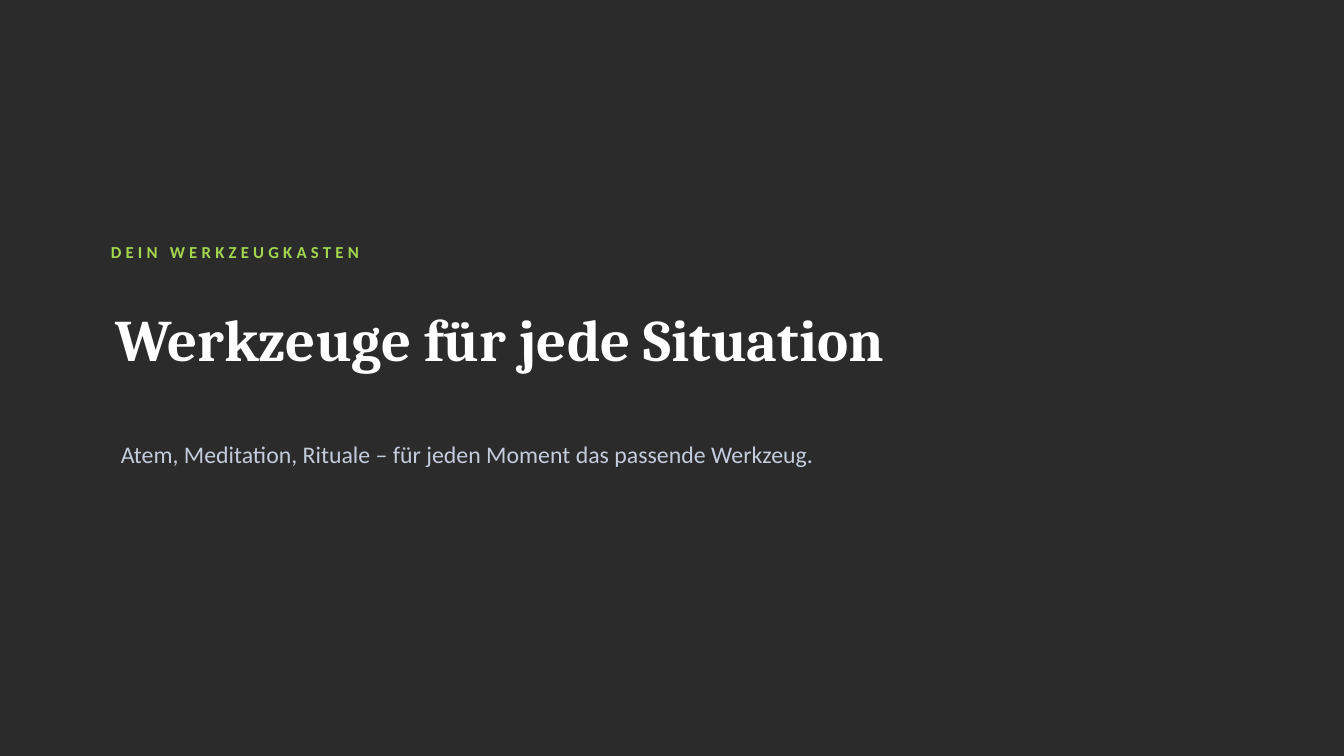
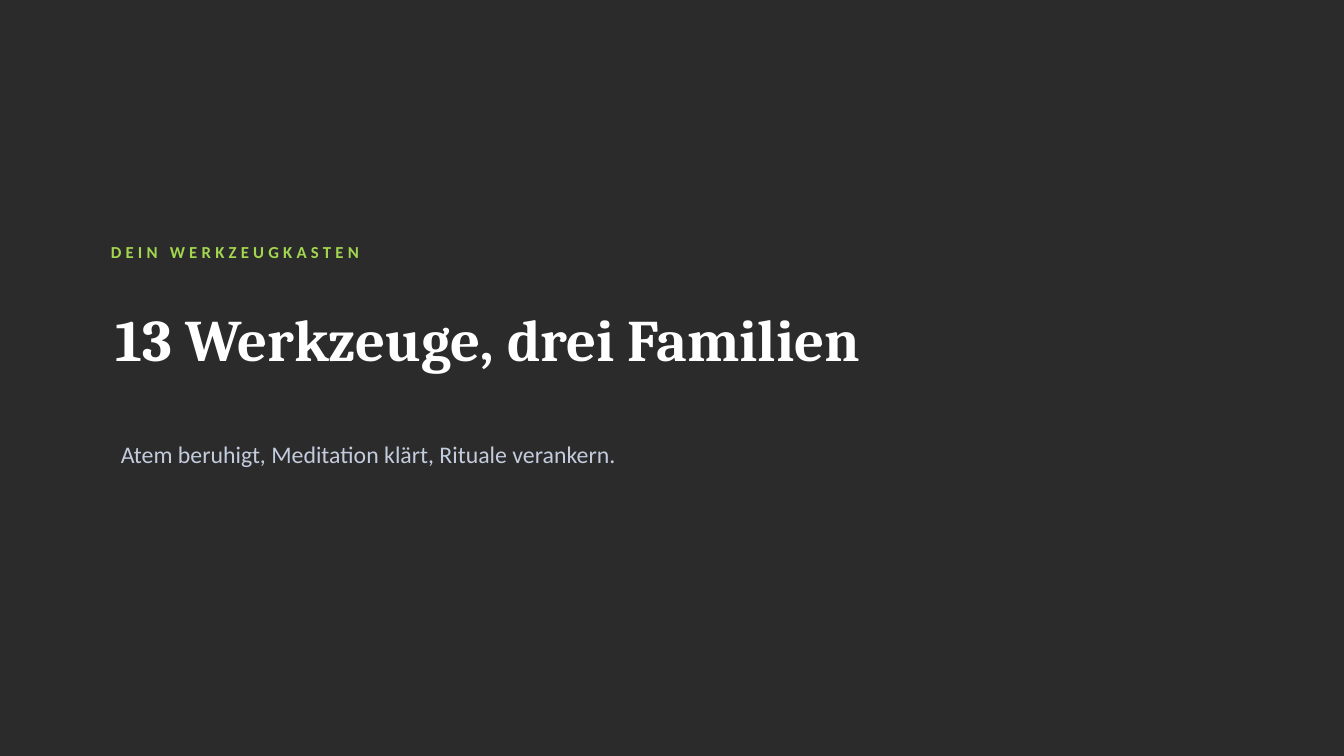
Before and after one commit to Heiko888/werdemeisterdeinergedanken, a slide deck: slide 6 of docs/workshop/praxis/WMDG-Workshop-Praxis-Werkzeugkasten.pptx. Drawn at 1344x756 pixels with LibreOffice and Linux fonts; fonts in the diff are those of the drawing; background and template pictures are left out; a plain dark background stands for a picture behind light text. Boxes give left, top, right and bottom in pixels: in the first picture for what was removed or moved away, otherwise in the second. Text is boxed around its words. In the diff, an @@ line names an element or a change of style, - is before the commit and + after.

```diff
--- a/docs/workshop/praxis/WMDG-Workshop-Praxis-Werkzeugkasten.pptx
+++ b/docs/workshop/praxis/WMDG-Workshop-Praxis-Werkzeugkasten.pptx
@@ text at [116,320,860,373]: text changed @@
-Werkzeuge für jede Situation
+13 Werkzeuge, drei Familien
@@ text at [121,446,615,467]: text changed @@
-Atem, Meditation, Rituale – für jeden Moment das passende Werkzeug.
+Atem beruhigt, Meditation klärt, Rituale verankern.
```
Also in this commit, not shown: 15 other slides changed, 7 slides added, 3 other files.
